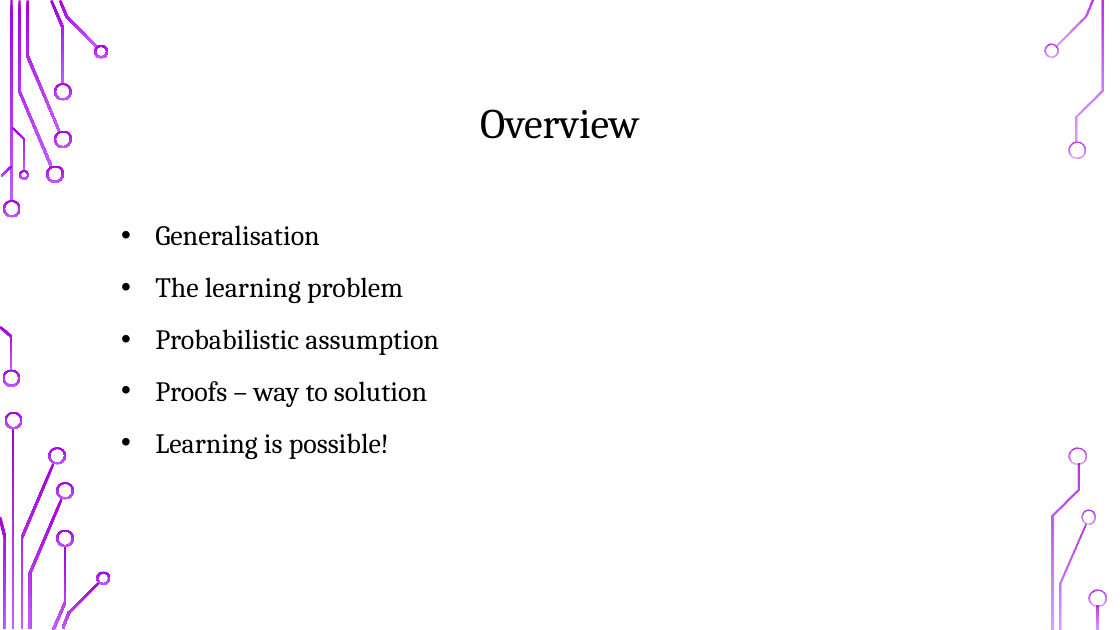
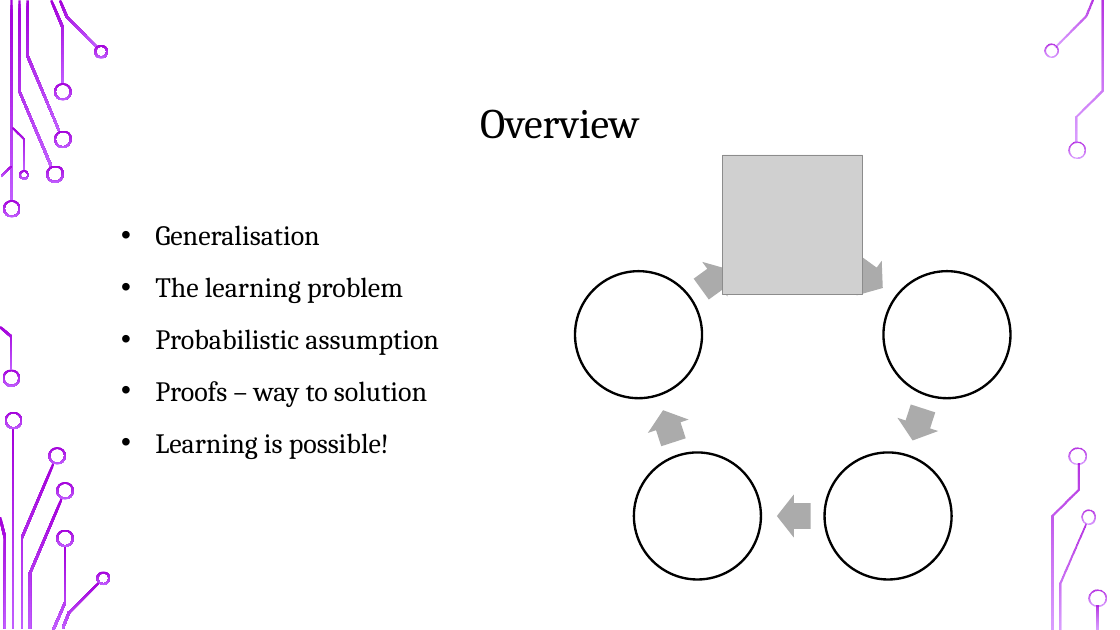
Before and after one commit to UOMDSS/workshops-2021-2022, a slide deck: slide 2 of semester-2-2021-2022/week-8-theory-of-generalisation/Theory_of_Generalisation.pptx. Drawn at 1120x630 pixels with LibreOffice and Linux fonts; fonts in the diff are those of the drawing; grey boxes stand for pictures; background and template pictures are left out. Boxes give left, top, right and bottom in pixels: in the first picture for what was removed or moved away, otherwise in the second. Text is boxed around its words. In the diff, an @@ line names an element or a change of style, - is before the commit and + after.

```diff
--- a/semester-2-2021-2022/week-8-theory-of-generalisation/Theory_of_Generalisation.pptx
+++ b/semester-2-2021-2022/week-8-theory-of-generalisation/Theory_of_Generalisation.pptx
@@ picture added at [723, 155, 863, 295] @@
@@ group added at [576, 251, 1011, 580]: 5 right arrows, 4 ellipses @@
```
